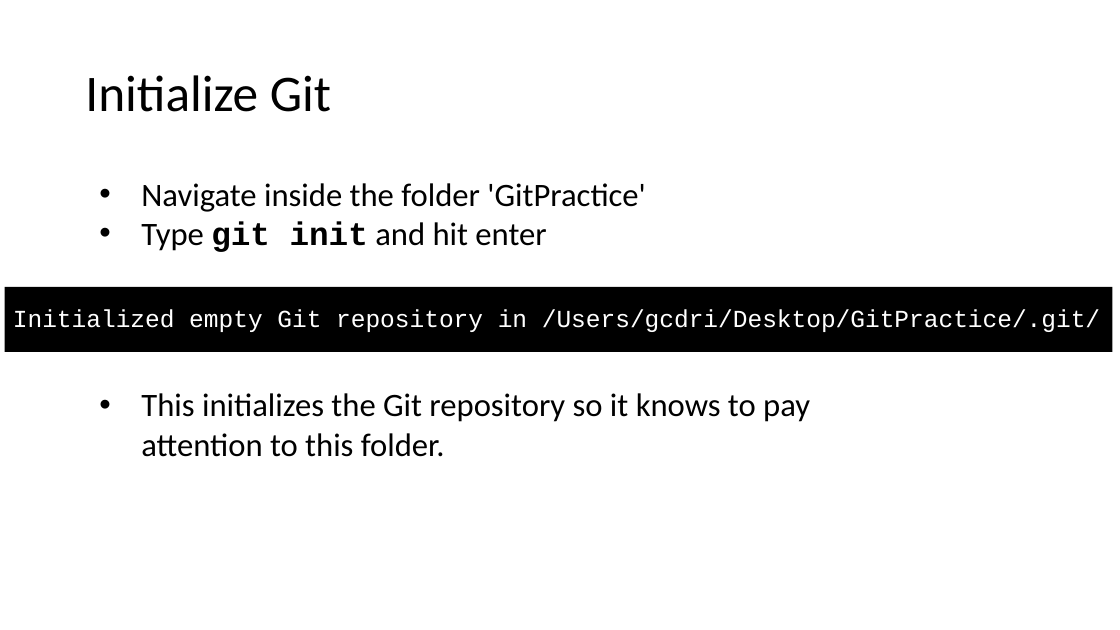
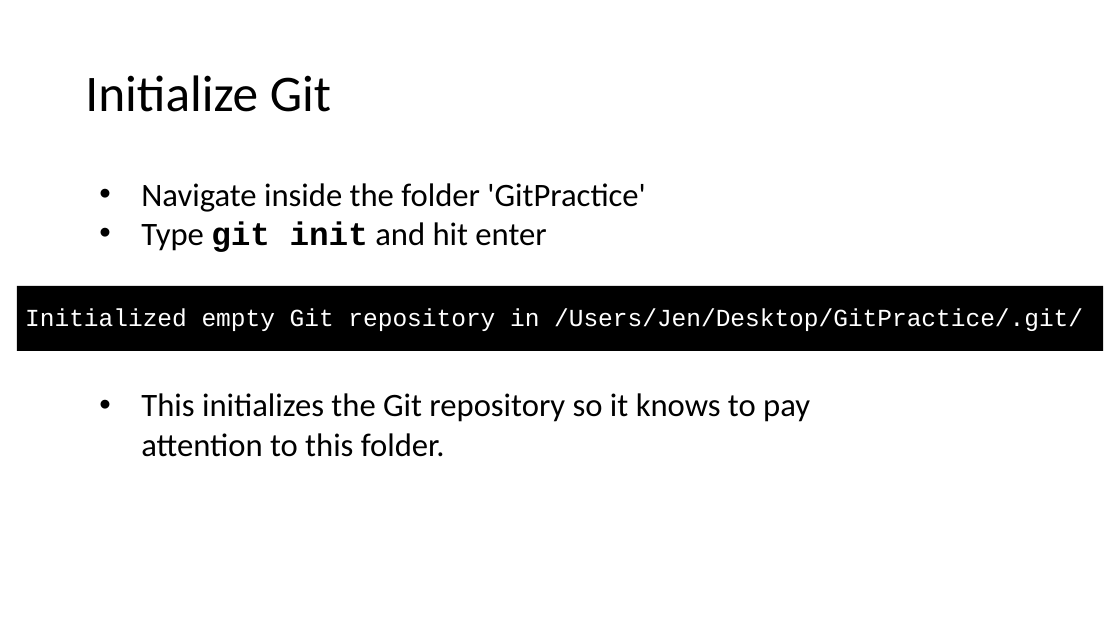
Before and after one commit to jojokarlin/Git_DRI_Jan_2017, a slide deck: slide 13 of GitPres.pptx. Drawn at 1120x630 pixels with LibreOffice and Linux fonts; fonts in the diff are those of the drawing. Boxes give left, top, right and bottom in pixels: in the first picture for what was removed or moved away, otherwise in the second. Text is boxed around its words. In the diff, an @@ line names an element or a change of style, - is before the commit and + after.

```diff
--- a/GitPres.pptx
+++ b/GitPres.pptx
@@ text "Initialized empty Git repository in ...": place and size @@
-text "Initialized empty Git repository in ..." at [4, 287, 1112, 352]
+text "Initialized empty Git repository in ..." at [17, 286, 1103, 350]
@@ text at [25, 308, 1083, 331]: text changed @@
-Initialized empty Git repository in /Users/gcdri/Desktop/GitPractice/.git/
+Initialized empty Git repository in /Users/Jen/Desktop/GitPractice/.git/
```
Also in this commit, not shown: 14 other slides changed, 1 slide added, 1 slide removed.
